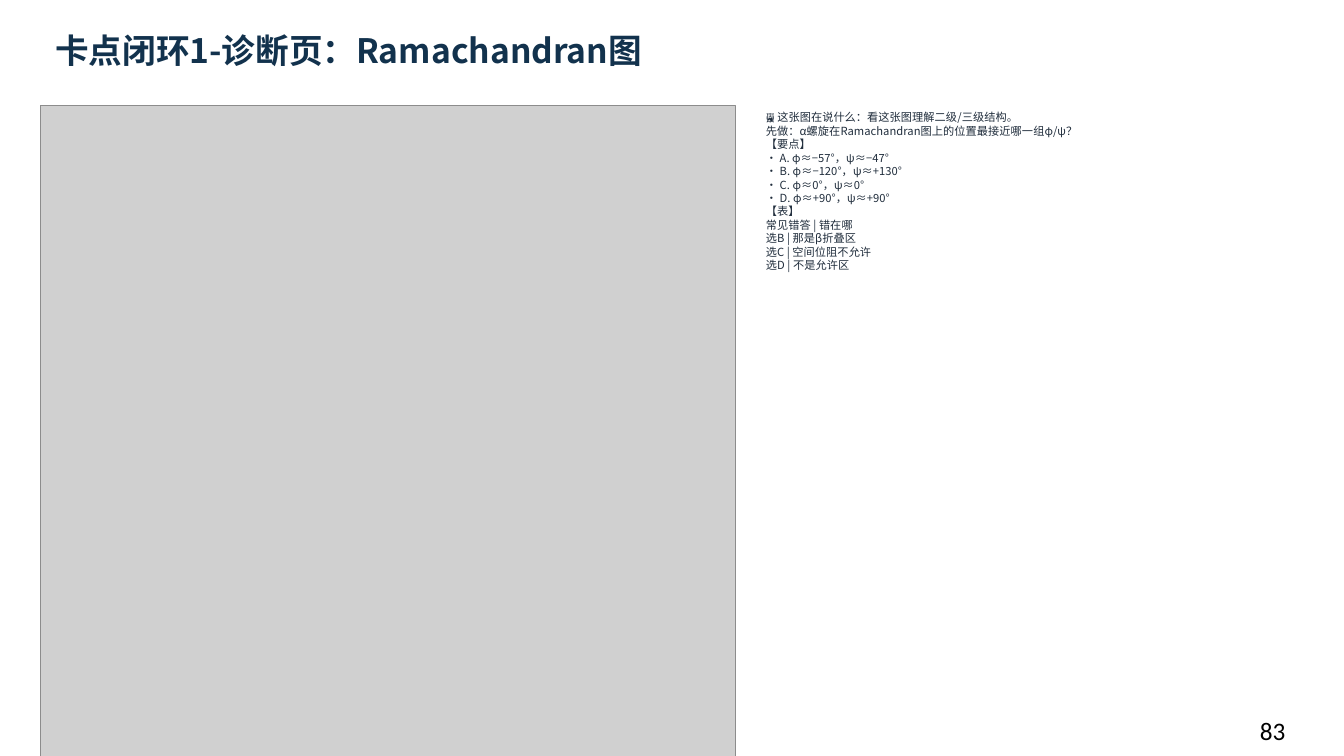
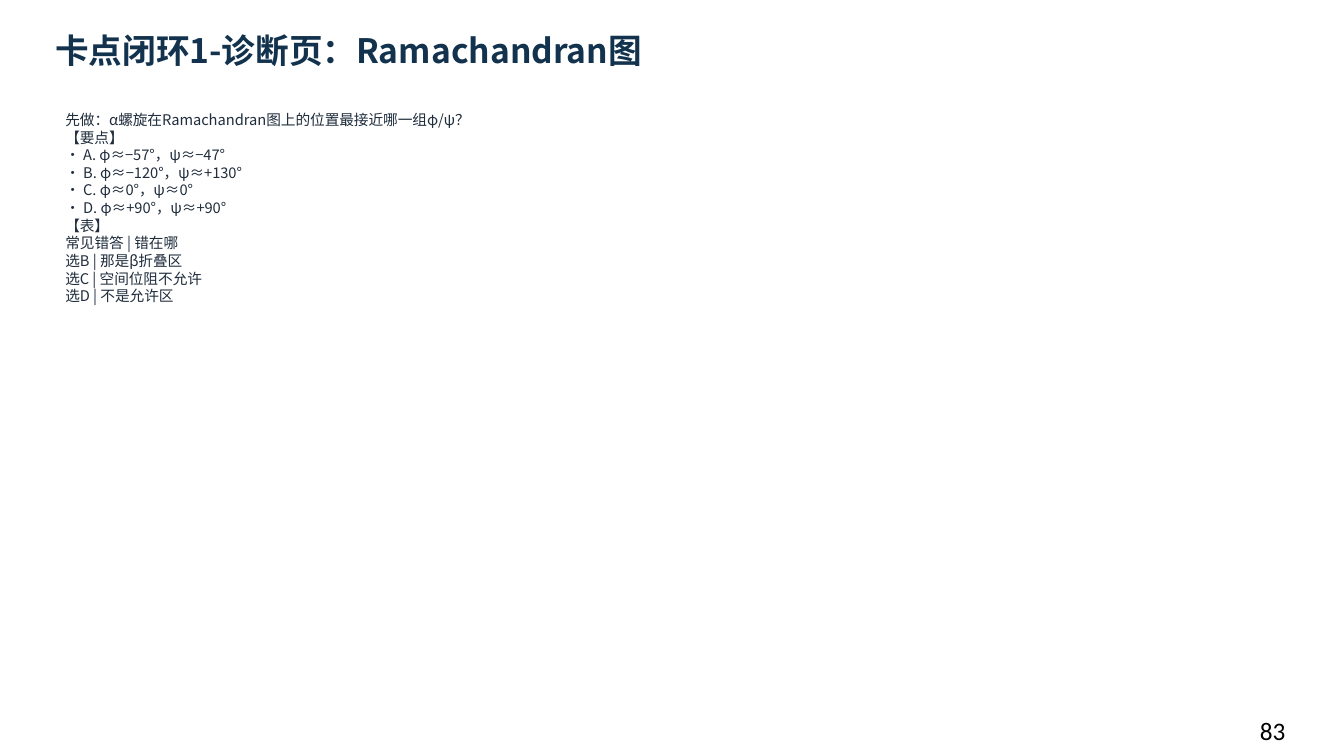
Before and after one commit to newkan-li/Biochemistry, a slide deck: slide 83 of downloads/bc03-ai-style.pptx. Drawn at 1344x756 pixels with LibreOffice and Linux fonts; fonts in the diff are those of the drawing; grey boxes stand for pictures. Boxes give left, top, right and bottom in pixels: in the first picture for what was removed or moved away, otherwise in the second. Text is boxed around its words. In the diff, an @@ line names an element or a change of style, - is before the commit and + after.

```diff
--- a/downloads/bc03-ai-style.pptx
+++ b/downloads/bc03-ai-style.pptx
@@ picture removed at (x1=40, y1=106, x2=736, y2=756) @@
@@ text at (x1=65, y1=112, x2=470, y2=302): text changed; size 8 to 10.5 pt @@
-🖼 这张图在说什么：看这张图理解二级/三级结构。
-先做：α螺旋在Ramachandran图上的位置最接近哪一组φ/ψ？
-【要点】
-• A. φ≈−57°，ψ≈−47°
-• B. φ≈−120°，ψ≈+130°
-• C. φ≈0°，ψ≈0°
-• D. φ≈+90°，ψ≈+90°
-【表】
-常见错答 | 错在哪
-选B | 那是β折叠区
-选C | 空间位阻不允许
-选D | 不是允许区
+先做：α螺旋在Ramachandran图上的位置最接近哪一组φ/ψ？
+【要点】
+• A. φ≈−57°，ψ≈−47°
+• B. φ≈−120°，ψ≈+130°
+• C. φ≈0°，ψ≈0°
+• D. φ≈+90°，ψ≈+90°
+【表】
+常见错答 | 错在哪
+选B | 那是β折叠区
+选C | 空间位阻不允许
+选D | 不是允许区
```
Also in this commit, not shown: 15 other slides changed, 21 other files.
